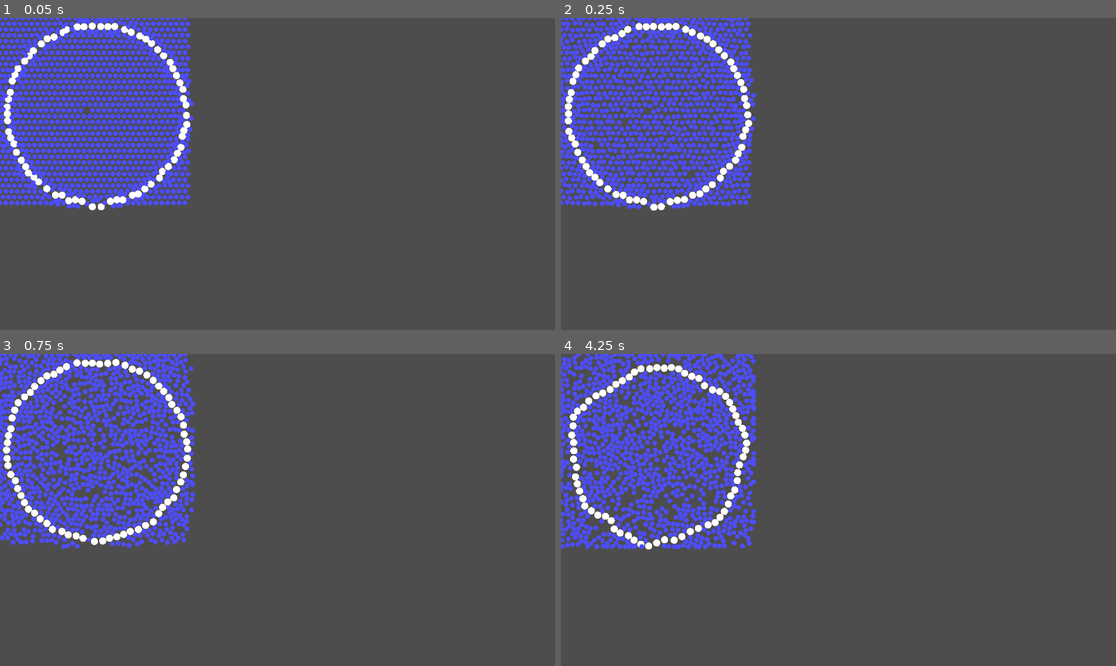
Above: before the commit, frames 1-4 (two rows, left to right).
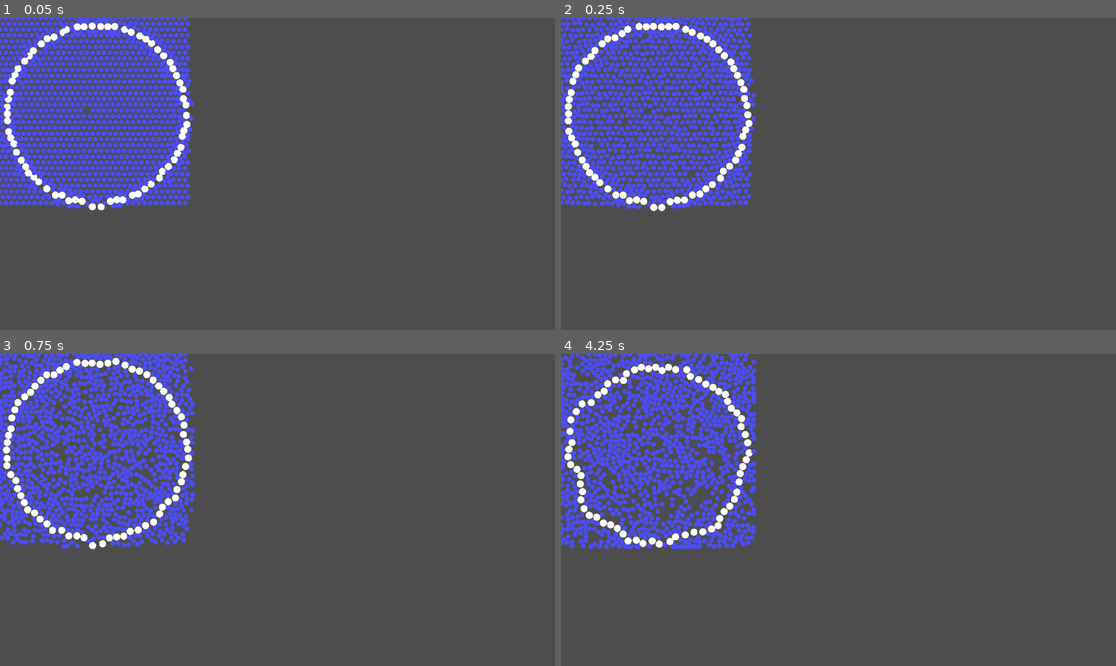
Above: after the commit, the same moments.

Repository: pascal-ballet/CellMembrane
Game: Godot game, scene res://sc1.tscn
Same seed, same stepped clock (60 frames per second), same inputs: the game is played once before the commit and once after it.
Inputs:
- Up to frame 1 (0.05 s): no input
- Up to frame 2 (0.25 s): no input
- Up to frame 3 (0.75 s): no input
- Up to frame 4 (4.25 s): no input

Frame 1 is identical in both runs. In frame 2, 0.3% of the frame differs, in the area x 0-35%, y 0-62%; in frame 3, 1.8%; in frame 4, 13%, in the area x 0-36%, y 0-63%.

Commit message:
Membrane planitude force reduced to 5

Diff:
--- a/membrane.gd
+++ b/membrane.gd
@@ -20,7 +20,7 @@
 	# Force de planitude
 	var v_avant:Vector2 = (m_avant.position - position).normalized()
 	var v_apres:Vector2 = (m_apres.position - position).normalized()
-	var i_p:float = 10
+	var i_p:float = 5
 	var f_p:Vector2 = i_p * Vector2( v_avant+v_apres )
 
 	apply_force(f_l + f_p * f_p * f_p)
--- a/project.godot
+++ b/project.godot
@@ -12,7 +12,7 @@
 
 config/name="Membrane"
 run/main_scene="res://sc1.tscn"
-config/features=PackedStringArray("4.2", "GL Compatibility")
+config/features=PackedStringArray("4.3", "GL Compatibility")
 config/icon="res://icon.svg"
 
 [rendering]
